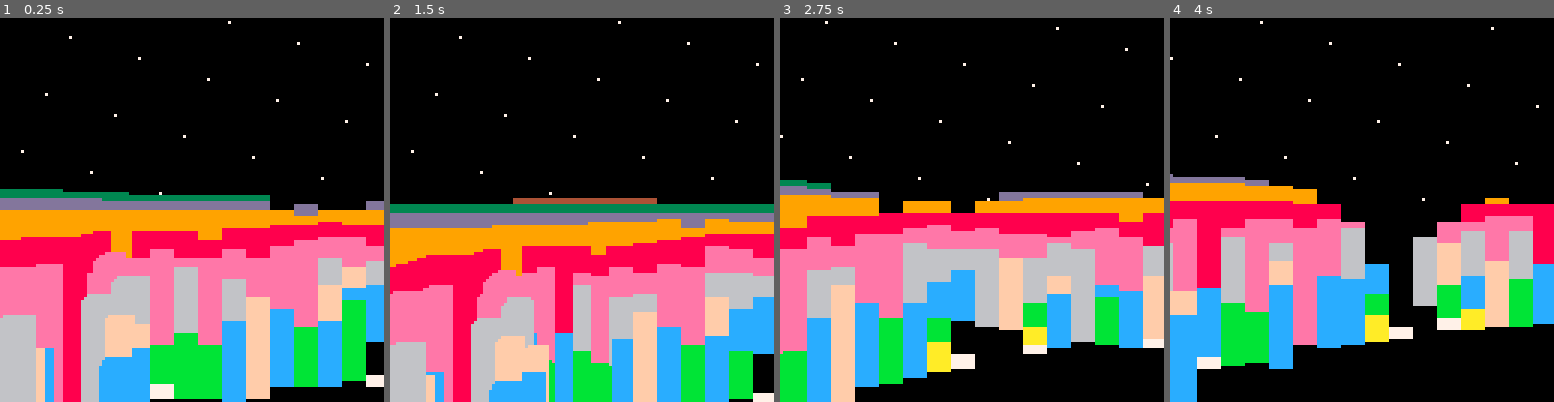
Above: before the commit, frames 1-4 (left to right).
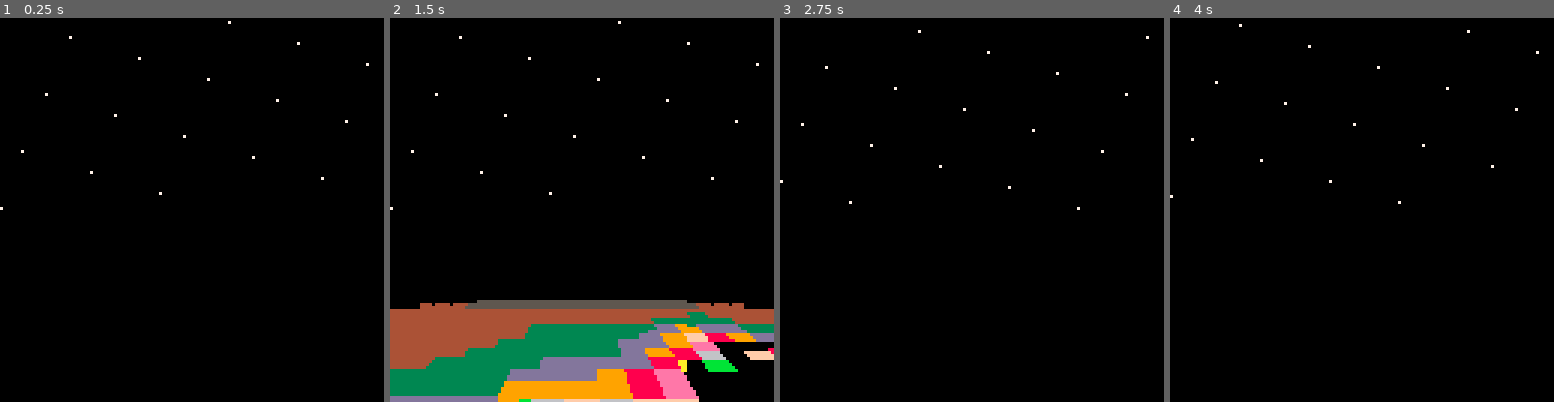
Above: after the commit, the same moments.

Repository: jcwilk/mandel3
Game: PICO-8 cartridge mandel3.p8
Same seed, same stepped clock (60 frames per second), same inputs: the game is played once before the commit and once after it.
Inputs:
- Up to frame 1 (0.25 s): no input
- Up to frame 2 (1.5 s): tap X (X key) at 0.33, 1.07 s; tap O (Z key) at 0.7 s
- Up to frame 3 (2.75 s): hold Right 1.6-2.1 s; tap O (Z key) at 1.7, 2.1, 2.5 s; tap X (X key) at 1.85 s; hold Up 2.15-2.42 s; hold Right from 2.47 s (still down)
- Up to frame 4 (4 s): tap O (Z key) at 2.9, 3.3, 3.7 s; tap X (X key) at 2.97 s; release Right at 3.03 s; hold Left 3.08-3.58 s; hold Down 3.63-3.97 s

The runs differ from the first frame. In frame 1, 51% of the frame differs, in the area x 0-100%, y 44-100%; in frame 2, 52%, in the area x 0-100%, y 46-100%; in frame 3, 44%; in frame 4, 36%.

Commit message:
Fix jagged edge bug and misc other fixes/tweaks
Make grid larger until we can optimize grid size and caching

Make the grid not regenerate when only changing height

Make the max iterations raise by fractional amounts each frame which
still stretches each square by a fractional amount even though the
effect on actual iterations is flr'd

There's some bug where the tops of stretched cubes are getting cut off,
I'm guessing it's the code that shortens the draw distance according to
current height... it probably needs to be rounded up or something like
that or maybe it's comparing the front edge when it should be comparing
the back edge, etc

Diff:
--- a/mandel3.p8
+++ b/mandel3.p8
@@ -29,7 +29,7 @@
   max_iterations = 30
   max_wall_height = 0.5
   player_height = 0.3
-  grid_size = 1/(2^5)
+  grid_size = 1/(2^4)
 
   player = {
     coords=makevec2d(-0.5,0),
@@ -43,6 +43,7 @@
   local offset = makevec2d(0,0)
   local facing = player.bearing:tovector()
   changed_position=false
+  changed_height=false
   if btn(0) then
     changed_position=true
     player.bearing-=turn_amount
@@ -60,11 +61,11 @@
     offset-=facing
   end
   if btn(4) then
-    changed_position=true
+    changed_height=true
     player_height/= height_zoom_ratio
   end
   if btn(5) then
-    changed_position=true
+    changed_height=true
     player_height*= height_zoom_ratio
   end
 
@@ -88,6 +89,9 @@
     raycast_walls()
     progressive_coroutine=false
   else
+    if changed_height then
+      draw_background()
+    end
     if not progressive_coroutine then
       progressive_coroutine=cocreate(raycast_walls_progressively)
     end
@@ -110,8 +114,9 @@
 end
 
 function draw_background()
-  rectfill(0,0,127,63,sky_color)
-  rectfill(0,64,127,127,ground_color)
+  cls()
+  --rectfill(0,0,127,63,1) --sky
+  --rectfill(0,64,127,127,0) --ground
   draw_stars()
 end
 
@@ -138,7 +143,8 @@
 
   if changed_position then
     pixel_columns={}
-    cached_grid={}
+    cached_grid={} -- NB: disabling this only works for large grids, otherwise mem will fill quickly
+    --also ^ disabling this doesn't work as expected until progressive is doing all the rendering and current_max_iterations isn't getting reset
     buffer_manager:reset_state(1)
   else
     buffer_manager:reset_state(4)
@@ -160,7 +166,8 @@
         coroutine=cocreate(raycast_pixel_column),
         calc_screenx=calc_screenx,
         screenx=screenx,
-        draw_width=draw_width
+        draw_width=draw_width,
+        prog_man={current_max_iterations=1}
       }
       assert(coresume(pixel_columns[calc_screenx].coroutine, pixel_columns[calc_screenx]))
     else
@@ -178,6 +185,9 @@
   local screenx=0
   pixel_columns={}
   buffer_manager:reset_state(1)
+  local prog_man={
+    current_max_iterations=1
+  }
 
   while true do
     if not pixel_columns[screenx] then
@@ -185,6 +195,7 @@
         coroutine=cocreate(raycast_pixel_column),
         calc_screenx=screenx,
         screenx=screenx,
+        prog_man=prog_man,
         draw_width=1
       }
       assert(coresume(pixel_columns[screenx].coroutine, pixel_columns[screenx]))
@@ -196,20 +207,23 @@
     if screenx > 127 then
       screenx=0
     end
+    --screenx=flr(rnd(128))
 
     buffer_manager.progress_ratio+=1/128
     if not buffer_manager:is_finishable(1/128) then
       yield()
-      buffer_manager:reset_state(1)
+      prog_man.current_max_iterations+=1/6
+
+      buffer_manager:reset_state(.9) --temporary hack to sidestep the buffer manager bug where it isn't compensating for the buffer
     end
   end
 end
 
 function raycast_pixel_column(pixel_column)
   local pa,pv,currx,curry,found,intx,inty,xstep,ystep,distance
-  local height,distance_to_pixel_col,lowest_y,current_draw_distance,blocker_ratio
+  local height,distance_to_pixel_col,max_y,current_draw_distance,blocker_ratio
   local calc_screenx,screenx,draw_width
-  local current_max_iterations=max_iterations
+  local prog_man=pixel_column.prog_man
 
   calc_screenx=pixel_column.calc_screenx
   pa=screenx_to_angle(calc_screenx)
@@ -250,10 +264,11 @@
 
     found=false
 
-    distance_to_pixel_col = 1 / cos((pa-player.bearing).val)
-    lowest_y = 128
-    current_draw_distance=draw_distance*player_height
+    distance_to_pixel_col = cos((pa-player.bearing).val)
+    max_y = 128
+    current_draw_distance=min(2,draw_distance*player_height)
     blocker_ratio=false
+    did_draw=false
 
     while not found and distance < current_draw_distance do
       if (currx + xstep/2 - intx) / pv.x < (curry + ystep/2 - inty) / pv.y then
@@ -268,9 +283,15 @@
         curry+= ystep
       end
 
-      iterations = mandelbrot(currx, curry, current_max_iterations)
-
-      height = max_wall_height*(1-iterations_easing(iterations, current_max_iterations))
+      iterations = mandelbrot(currx, curry, prog_man.current_max_iterations) --flr(10*(currx+curry))
+
+      -- if iterations > prog_man.current_max_iterations then
+      --   printh(iterations)
+      --   printh(prog_man.current_max_iterations)
+      --   gdsfkgldafg()
+      -- end
+
+      height = (prog_man.current_max_iterations-iterations)/1000
       relative_height = height - player_height
 
       if relative_height < 0 then
@@ -284,36 +305,37 @@
         end
       end
 
-      screen_distance_from_center = relative_height * distance_to_pixel_col/distance
-
-      pixels_from_center = 128 * screen_distance_from_center/screen_width
-      screeny = round(63.5 - pixels_from_center)
-
-      if screeny < lowest_y then
-        if relative_height > 0 then
-          current_draw_distance=min(current_draw_distance,distance * (max_wall_height-player_height)/relative_height)
+      screen_distance_from_center = relative_height /(distance*distance_to_pixel_col) -- TODO - this doesn't seem right but it works, hmm...
+
+      pixels_from_center = 128 * (screen_distance_from_center/screen_width)
+      screeny = flr(63.5 - pixels_from_center)
+
+      if screeny <= max_y then
+        if iterations < flr(prog_man.current_max_iterations) then
+          if relative_height > 0 then
+            current_draw_distance=min(current_draw_distance,distance * (max_wall_height-player_height)/relative_height)
+          end
+
+          did_draw=true
+          rectfill(screenx, max_y, screenx+draw_width-1, screeny, colors[1+(iterations%14)])
         end
-
-        rectfill(screenx, lowest_y-1, screenx+draw_width-1, screeny, colors[1+flr(iterations_easing(iterations, current_max_iterations)*15)])
-        lowest_y = screeny
+        max_y = screeny-1
         --printh(draw_width)
       end
     end
 
+    if not did_draw then
+      --printh(screenx..","..screeny)
+    end
+
     yield()
 
-    current_max_iterations+=1
-
     first_time=false
   end
 end
 
-function iterations_easing(iterations, current_max)
-  return (iterations/current_max)^0.5
-end
-
 build_buffer_manager = (function()
-  local buffer_percent=.2
+  local buffer_percent=0.2 --TODO - this seems to have little to no effect for progressive, double check the logic
 
   local function reset_state(obj,total_time)
     obj.start_time=stat(1)
@@ -371,6 +393,8 @@
   --   --return 8
   -- end
 
+  current_max_iterations=flr(current_max_iterations)
+
   local zx=cached_grid[key].x
   local zy=cached_grid[key].y
   local xswap
@@ -392,7 +416,7 @@
 end
 
 function screenx_to_angle(screenx)
-  local offset_from_center_of_screen = (screenx - 127/2) * screen_width/128
+  local offset_from_center_of_screen = (screenx - 127/2) * (screen_width/128)
   return makeangle(player.bearing.val+atan2(offset_from_center_of_screen, 1)+1/4)
 end
 
Not shown, changed: index.js
